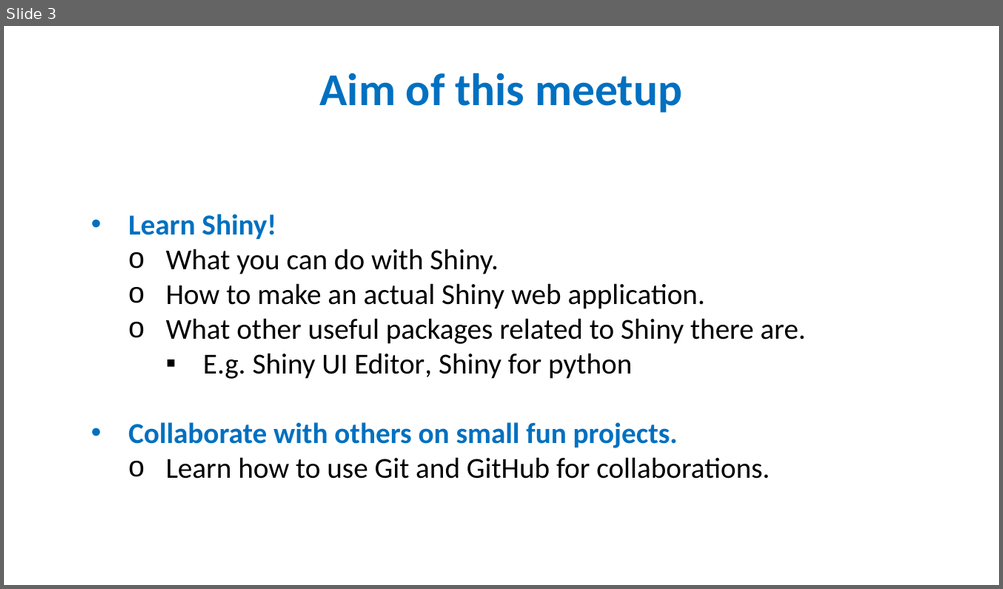
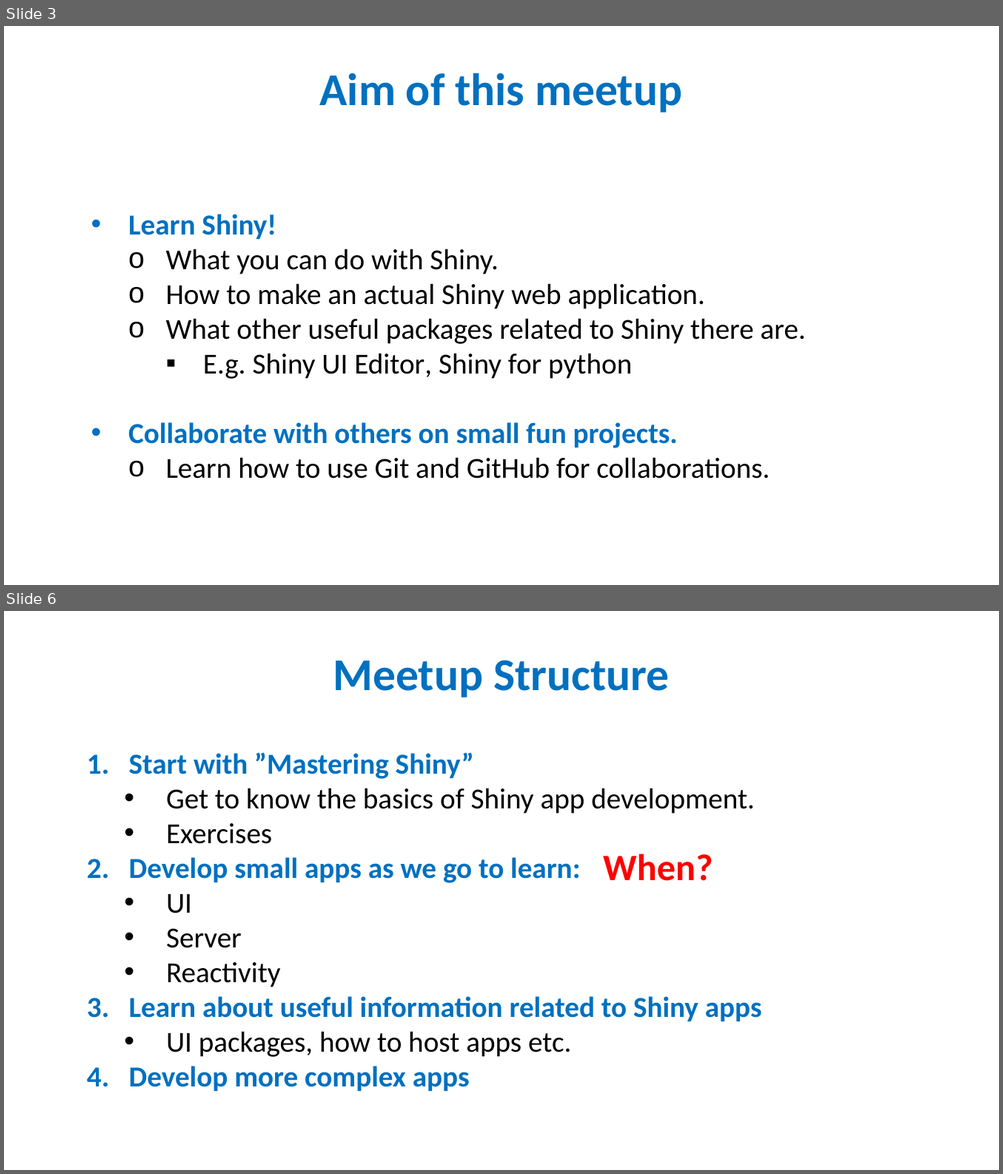
Before and after one commit to jpquast/R-Shiny-Meetup, a slide deck: Presentations/Intoduction.pptx. Shown one above the other, each under a label of ours: slide 3 before the commit, slides 3 and 6 after it; the slides between them are not shown. The pictures are 1003x589 and 1003x1174 pixels, drawn with LibreOffice and Linux fonts; fonts in the diff are those of the drawing. Boxes give left, top, right and bottom in pixels: in the first picture for what was removed or moved away, otherwise in the second. Text is boxed around its words. In the diff, an @@ line names an element or a change of style, - is before the commit and + after.

```diff
--- a/Presentations/Intoduction.pptx
+++ b/Presentations/Intoduction.pptx
@@ slide 6 added at (4,611,999,1170), background #FFFFFF @@
@@ text added at (333,660,669,698), 44 pt, text #0070C0, bold @@
+Meetup Structure
@@ text added at (129,752,762,1091), 28 pt, text #0070C0, bold @@
+1. Start with ”Mastering Shiny”
+  • Get to know the basics of Shiny app development.
+  • Exercises
+2. Develop small apps as we go to learn:
+  • UI
+  • Server
+  • Reactivity
+3. Learn about useful information related to Shiny apps
+  • UI packages, how to host apps etc.
+4. Develop more complex apps
@@ text added at (603,854,712,881), 36 pt, text #FF0000, bold @@
+When?
```
Also in this commit, not shown: 1 slide changed, 2 other slides added.
